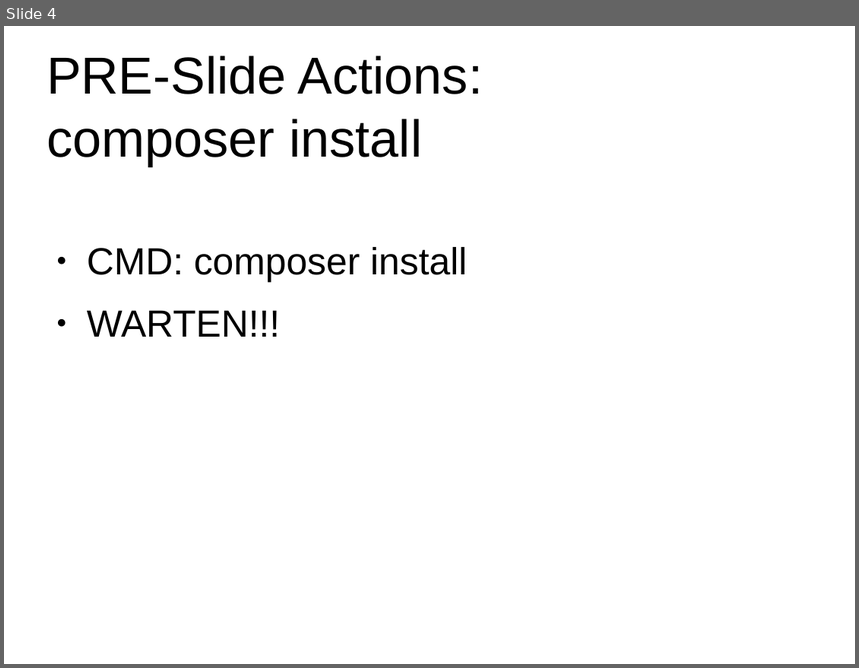
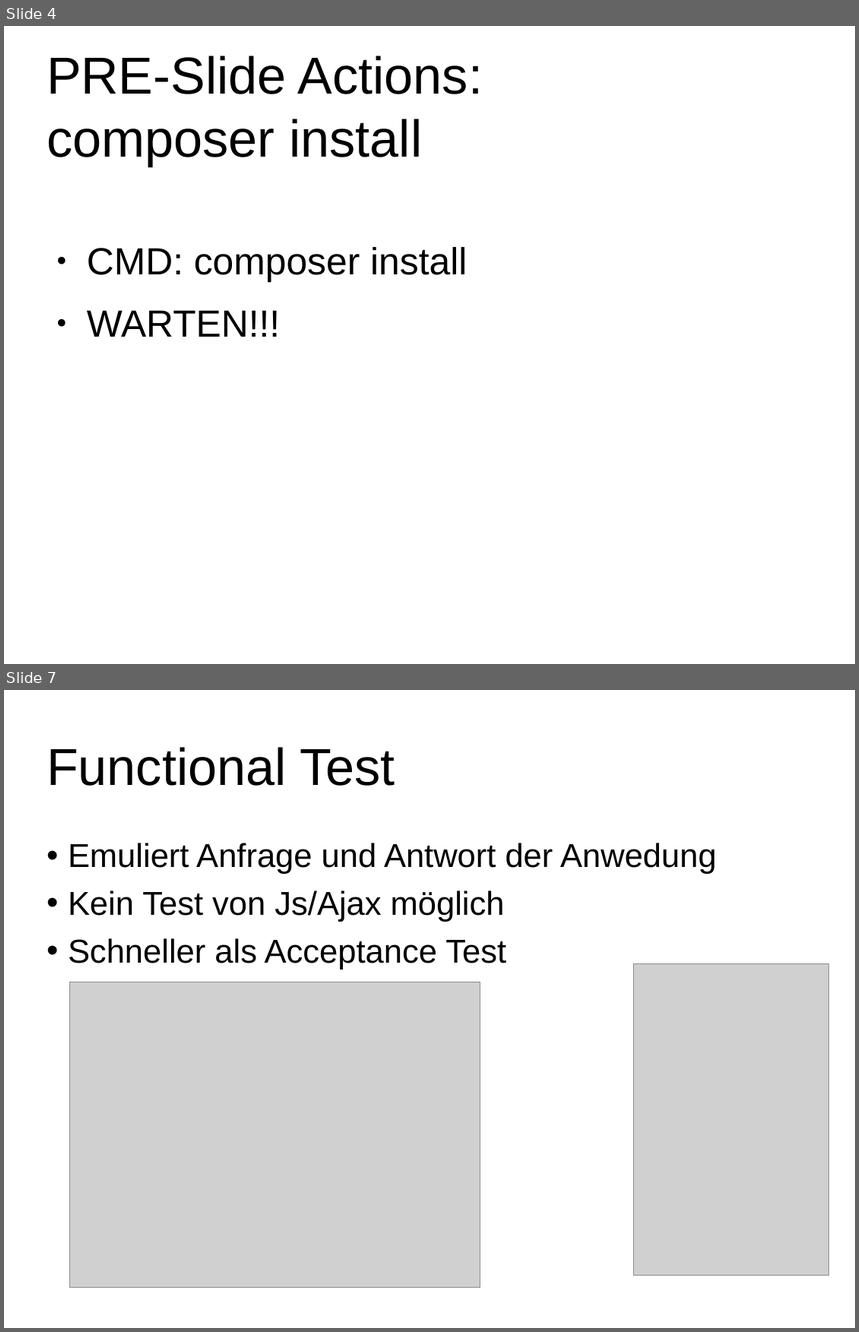
Before and after one commit to ToSchQLB/workshop_testen, a slide deck: docs/praesi.pptx. Shown one above the other, each under a label of ours: slide 4 before the commit, slides 4 and 7 after it; the slides between them are not shown. The pictures are 859x668 and 859x1332 pixels, drawn with LibreOffice and Linux fonts; fonts in the diff are those of the drawing; grey boxes stand for pictures; background and template pictures are left out. Boxes give left, top, right and bottom in pixels: in the first picture for what was removed or moved away, otherwise in the second. Text is boxed around its words. In the diff, an @@ line names an element or a change of style, - is before the commit and + after.

```diff
--- a/docs/praesi.pptx
+++ b/docs/praesi.pptx
@@ slide 7 added at (4,690,855,1328), background #FFFFFF; not listed: 1 template element that a slide beside it also shows @@
@@ title added at (47,747,395,786), 44 pt, text #000000 @@
+Functional Test
@@ text added at (68,843,717,970), 28 pt, text #000000 @@
+• Emuliert Anfrage und Antwort der Anwedung
+• Kein Test von Js/Ajax möglich
+• Schneller als Acceptance Test
@@ picture added at (69,982,480,1287) @@
@@ picture added at (634,964,829,1276) @@
```
Also in this commit, not shown: 1 slide changed, 3 other slides added.
